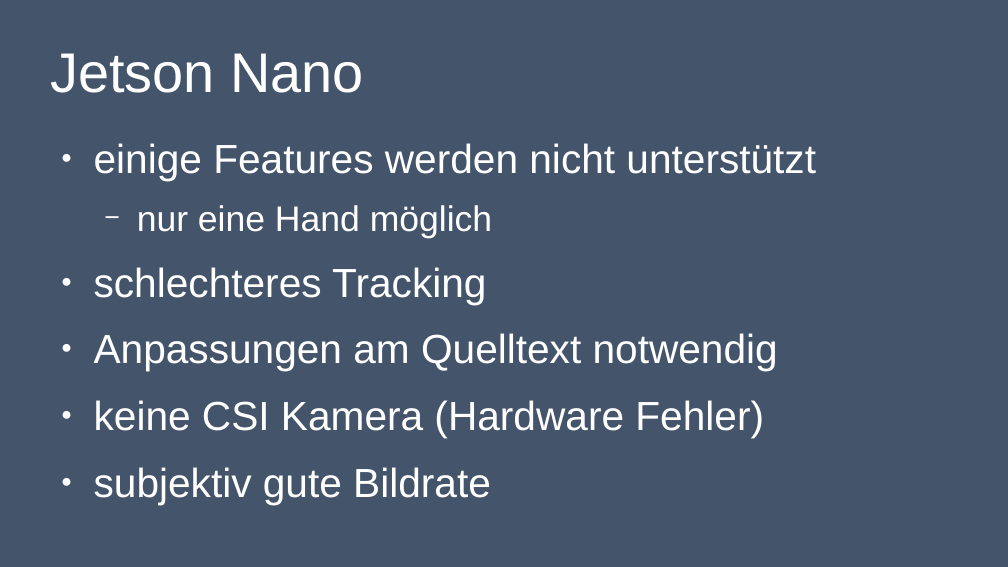
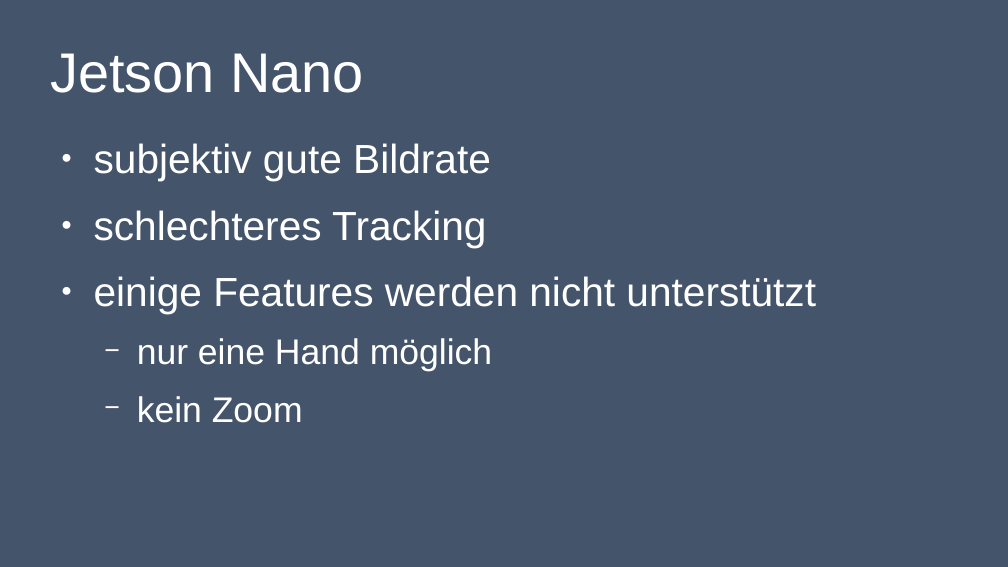
Before and after one commit to lukas-haupt/OpenCV-Whiteboard, a slide deck: slide 9 of Presentations/opencv-whiteboard-presentation_end.odp (slide 8 before the commit). Drawn at 1008x567 pixels with LibreOffice and Linux fonts; fonts in the diff are those of the drawing. Boxes give left, top, right and bottom in pixels: in the first picture for what was removed or moved away, otherwise in the second. Text is boxed around its words. In the diff, an @@ line names an element or a change of style, - is before the commit and + after.

```diff
--- a/Presentations/opencv-whiteboard-presentation_end.odp
+++ b/Presentations/opencv-whiteboard-presentation_end.odp
@@ text at (94, 143, 491, 247): paragraphs added @@
+● subjektiv gute Bildrate
+● schlechteres Tracking
@@ text at (137, 396, 303, 423): text changed; size 32 to 28 pt @@
-● schlechteres Tracking
-● Anpassungen am Quelltext notwendig
-● keine CSI Kamera (Hardware Fehler)
-● subjektiv gute Bildrate
+  − kein Zoom
```
Also in this commit, not shown: 3 other slides changed, 1 slide added.
